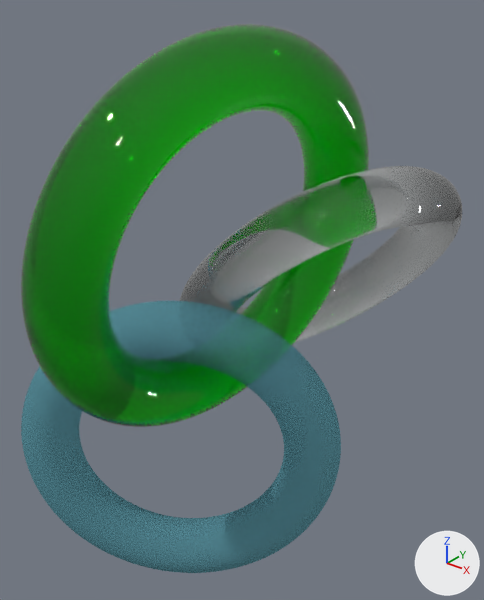
Before and after pictures for a commit that changed the glTF model pokal.glb.
The view is the same before and after, from a 50 mm lens placed at (0.252, -0.217, 0.358), pointed at (0.032, 0.058, 0.187). The lights are fixed; the arrows at lower right show +X, +Y and +Z. The older version comes first.
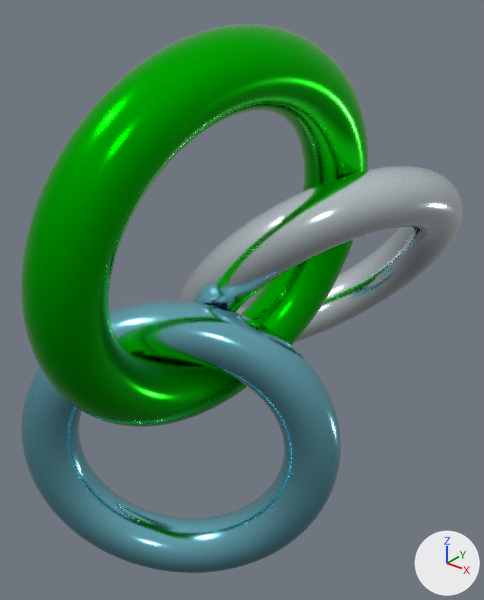
Where the change shows, as pixel boxes (x1, y1, x2, y2) in the pictures (484 x 600 px):
'Mesh_2', recoloured: (21, 24, 369, 427) in both
'Mesh_1', recoloured: (21, 301, 341, 573) in both
'Mesh_0', recoloured: (180, 166, 462, 342) in both

The change, as a list of edits to the scene's bpy script:
```text
Add mat_metal__1:
    mat_metal__1 = principled_material('Metal (1)')
    mat_metal__1.base_color = (0.0, 0.673, 0.0)  # green #00d600
    mat_metal__1.metallic = 1.0
    mat_metal__1.roughness = 0.15
Add mat_metal:
    mat_metal = principled_material('Metal')
    mat_metal.base_color = (0.239, 0.646, 0.774)  # cyan #86d2e4
    mat_metal.metallic = 1.0
    mat_metal.roughness = 0.15
Add mat_metal__2:
    mat_metal__2 = principled_material('Metal (2)')
    mat_metal__2.base_color = (0.843, 0.957, 1.0)  # white #edfaff
    mat_metal__2.metallic = 1.0
    mat_metal__2.roughness = 0.15
Change me_mesh_0:
    where me_mesh_0.from_pydata(...)  # 8192 vertices, 16384 faces; spans x -0.016..0.121, y 0.021..0.199, z 0.118..0.268
    remove me_mesh_0.materials.append(mat_glass_white)  # white #e9edee
    add me_mesh_0.materials.append(mat_metal__2)  # white #edfaff
Change me_mesh_1:
    where me_mesh_1.from_pydata(...)  # 8192 vertices, 16384 faces; spans x -0.048..0.108, y -0.055..0.063, z 0.022..0.205
    remove me_mesh_1.materials.append(mat_custom)  # cyan #86d2e4
    add me_mesh_1.materials.append(mat_metal)  # cyan #86d2e4
Change me_mesh_2:
    where me_mesh_2.from_pydata(...)  # 7168 vertices, 14336 faces; spans x 0.015..0.088, y -0.085..0.118, z 0.138..0.339
    remove me_mesh_2.materials.append(mat_glass_green)  # green #00d600
    add me_mesh_2.materials.append(mat_metal__1)  # green #00d600
```
